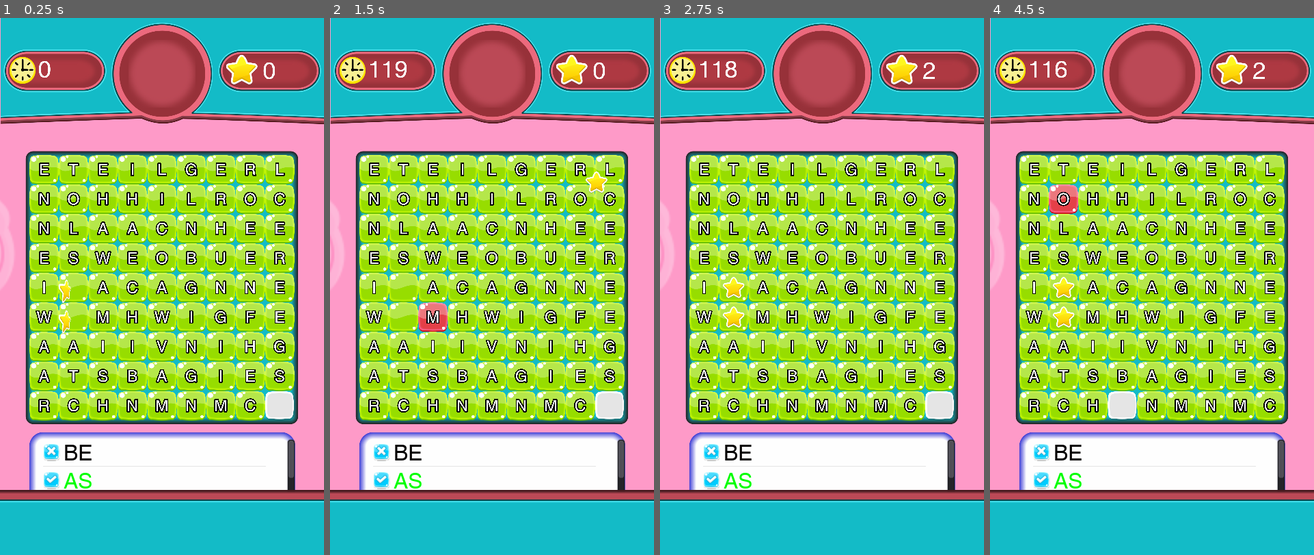
Above: before the commit, frames 1-4 (left to right).
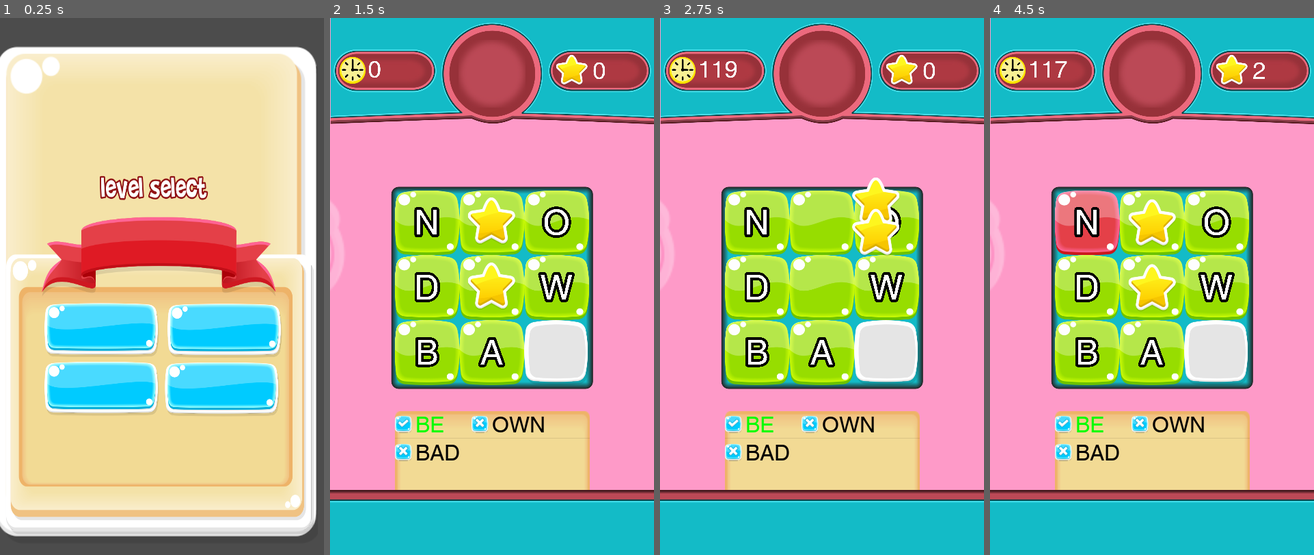
Above: after the commit, the same moments.

Repository: ahmetilgin/WordFinding
Game: Godot game, scene res://MainMenu.tscn
Same seed, same stepped clock (60 frames per second), same inputs: the game is played once before the commit and once after it. Before the commit the project starts from res://game.tscn.
Inputs (mouse positions are in pixels of both pictures, inside the frame that each line leads up to):
- Up to frame 1 (0.25 s): no input
- Up to frame 2 (1.5 s): move the mouse to (563, 259) at 0.52 s; click (563, 259) at 0.67 s; move the mouse to (427, 313) at 1.27 s; click (427, 313) at 1.42 s
- Up to frame 3 (2.75 s): move the mouse to (854, 168) at 2.02 s; click (854, 168) at 2.17 s
- Up to frame 4 (4.5 s): move the mouse to (1135, 393) at 2.77 s; click (1135, 393) at 2.92 s; move the mouse to (1249, 367) at 3.52 s; click (1249, 367) at 3.67 s; tap Enter at 4.25 s; move the mouse to (1054, 205) at 4.27 s; click (1054, 205) at 4.42 s

The runs differ from the first frame. In frame 1, 100% of the frame differs, in the area x 0-100%, y 0-100%; in frame 2, 49%; in frame 3, 49%; in frame 4, 49%.

Commit message:
bir takım değişikliler

Diff:
--- /dev/null
+++ b/LevelFinish.gd
@@ -0,0 +1,29 @@
+extends CanvasLayer
+
+
+# Declare member variables here. Examples:
+# var a = 2
+# var b = "text"
+
+
+# Called when the node enters the scene tree for the first time.
+func _ready():
+	pass # Replace with function body.
+
+
+# Called every frame. 'delta' is the elapsed time since the previous frame.
+#func _process(delta):
+#	pass
+func set_total_star(star_count):
+	$LevelFinish/TotalStar.set_text(str(star_count))
+
+
+func _on_Restart_pressed():
+	get_tree().reload_current_scene()
+	pass # Replace with function body.
+
+
+func _on_LevelSelect_pressed():
+	$LevelFinish.hide()
+	$Node.set_visible(true)
+	pass # Replace with function body.
--- /dev/null
+++ b/LevelFinish.tscn
@@ -0,0 +1,95 @@
+[gd_scene load_steps=8 format=2]
+
+[ext_resource path="res://assets/freegui/png/level_complete.png" type="Texture" id=1]
+[ext_resource path="res://assets/freegui/png/Button.png" type="Texture" id=2]
+[ext_resource path="res://assets/Helvetica.ttf" type="DynamicFontData" id=3]
+[ext_resource path="res://LevelFinish.gd" type="Script" id=4]
+[ext_resource path="res://LevelSelect.tscn" type="PackedScene" id=5]
+
+[sub_resource type="AtlasTexture" id=1]
+flags = 4
+atlas = ExtResource( 2 )
+region = Rect2( 1345.22, 2270.16, 186.912, 199.867 )
+
+[sub_resource type="DynamicFont" id=2]
+size = 50
+outline_size = 5
+outline_color = Color( 0.537255, 0.360784, 0.223529, 1 )
+use_mipmaps = true
+use_filter = true
+font_data = ExtResource( 3 )
+
+[node name="Control" type="CanvasLayer"]
+script = ExtResource( 4 )
+
+[node name="ColorRect" type="ColorRect" parent="."]
+visible = false
+margin_left = -127.399
+margin_top = -115.817
+margin_right = -87.3985
+margin_bottom = -75.8168
+rect_scale = Vector2( 18.9112, 58.3489 )
+color = Color( 0, 0, 0, 0.584314 )
+__meta__ = {
+"_edit_use_anchors_": false
+}
+
+[node name="LevelFinish" type="Popup" parent="."]
+anchor_right = 0.5
+anchor_bottom = 0.286
+margin_right = -237.0
+margin_bottom = -224.224
+popup_exclusive = true
+__meta__ = {
+"_edit_use_anchors_": false
+}
+
+[node name="TextureRect" type="TextureRect" parent="LevelFinish"]
+margin_left = 59.7445
+margin_top = 62.7445
+margin_right = 774.744
+margin_bottom = 966.744
+rect_scale = Vector2( 0.492379, 0.504383 )
+texture = ExtResource( 1 )
+stretch_mode = 1
+__meta__ = {
+"_edit_use_anchors_": false
+}
+
+[node name="LevelSelect" type="TouchScreenButton" parent="LevelFinish"]
+position = Vector2( 111.262, 439.07 )
+scale = Vector2( 0.4, 0.4 )
+normal = SubResource( 1 )
+
+[node name="TotalStar" type="RichTextLabel" parent="LevelFinish"]
+margin_left = 277.832
+margin_top = 216.022
+margin_right = 477.832
+margin_bottom = 366.022
+rect_clip_content = false
+custom_fonts/normal_font = SubResource( 2 )
+text = "0"
+__meta__ = {
+"_edit_use_anchors_": false
+}
+
+[node name="MainMenu" type="TouchScreenButton" parent="LevelFinish"]
+position = Vector2( 300.404, 438.634 )
+scale = Vector2( 0.4, 0.4 )
+normal = SubResource( 1 )
+__meta__ = {
+"_editor_description_": ""
+}
+
+[node name="Restart" type="TouchScreenButton" parent="LevelFinish"]
+position = Vector2( 206.625, 438.634 )
+scale = Vector2( 0.4, 0.4 )
+normal = SubResource( 1 )
+__meta__ = {
+"_editor_description_": ""
+}
+
+[node name="Node" parent="." instance=ExtResource( 5 )]
+visible = false
+[connection signal="pressed" from="LevelFinish/LevelSelect" to="." method="_on_LevelSelect_pressed"]
+[connection signal="pressed" from="LevelFinish/Restart" to="." method="_on_Restart_pressed"]
--- /dev/null
+++ b/LevelSelect.gd
@@ -0,0 +1,44 @@
+extends Node2D
+
+
+# Declare member variables here. Examples:
+# var a = 2
+# var b = "text"
+
+
+# Called when the node enters the scene tree for the first time.
+func _ready():
+	pass # Replace with function body.
+
+
+# Called every frame. 'delta' is the elapsed time since the previous frame.
+#func _process(delta):
+#	pass
+
+
+func _on_TouchScreenButton_pressed():
+	pass # Replace with function body.
+
+
+func _on_3x3_pressed():
+	Globals.map_size = 3
+	get_tree().change_scene("res://game.tscn")
+	pass # Replace with function body.
+
+
+func _on_4x4_pressed():
+	Globals.map_size = 4
+	get_tree().change_scene("res://game.tscn")
+	pass # Replace with function body.
+
+
+func _on_5v5_pressed():
+	Globals.map_size = 5
+	get_tree().change_scene("res://game.tscn")
+	pass # Replace with function body.
+
+
+func _on_6x6_pressed():
+	Globals.map_size = 6
+	get_tree().change_scene("res://game.tscn")
+	pass # Replace with function body.
--- /dev/null
+++ b/LevelSelect.tscn
@@ -0,0 +1,46 @@
+[gd_scene load_steps=6 format=2]
+
+[ext_resource path="res://assets/freegui/png/Window.png" type="Texture" id=1]
+[ext_resource path="res://assets/freegui/png/Button.png" type="Texture" id=2]
+[ext_resource path="res://LevelSelect.gd" type="Script" id=3]
+
+[sub_resource type="AtlasTexture" id=1]
+flags = 4
+atlas = ExtResource( 1 )
+region = Rect2( 1027.05, 56.2998, 969.557, 868.697 )
+
+[sub_resource type="AtlasTexture" id=2]
+flags = 4
+atlas = ExtResource( 2 )
+region = Rect2( 134.055, 404.981, 475.346, 239.67 )
+
+[node name="Node" type="Node2D"]
+scale = Vector2( 0.392959, 0.414924 )
+script = ExtResource( 3 )
+
+[node name="LevelSelect" type="TextureRect" parent="."]
+rect_scale = Vector2( 1.23861, 1.50316 )
+texture = SubResource( 1 )
+__meta__ = {
+"_edit_use_anchors_": false
+}
+
+[node name="3x3" type="TouchScreenButton" parent="."]
+position = Vector2( 142.265, 433.725 )
+normal = SubResource( 2 )
+
+[node name="4x4" type="TouchScreenButton" parent="."]
+position = Vector2( 142.265, 639.725 )
+normal = SubResource( 2 )
+
+[node name="5v5" type="TouchScreenButton" parent="."]
+position = Vector2( 600.266, 435.725 )
+normal = SubResource( 2 )
+
+[node name="6x6" type="TouchScreenButton" parent="."]
+position = Vector2( 590.697, 641.939 )
+normal = SubResource( 2 )
+[connection signal="pressed" from="3x3" to="." method="_on_3x3_pressed"]
+[connection signal="pressed" from="4x4" to="." method="_on_4x4_pressed"]
+[connection signal="pressed" from="5v5" to="." method="_on_5v5_pressed"]
+[connection signal="pressed" from="6x6" to="." method="_on_6x6_pressed"]
--- /dev/null
+++ b/MainMenu.tscn
@@ -0,0 +1,23 @@
+[gd_scene load_steps=4 format=2]
+
+[ext_resource path="res://assets/freegui/png/Window.png" type="Texture" id=1]
+[ext_resource path="res://LevelSelect.tscn" type="PackedScene" id=2]
+
+[sub_resource type="AtlasTexture" id=1]
+flags = 4
+atlas = ExtResource( 1 )
+region = Rect2( 1727.99, 1153.6, 363.5, 603.17 )
+
+[node name="MainMenu" type="Node2D"]
+
+[node name="TextureRect" type="TextureRect" parent="."]
+margin_right = 40.0
+margin_bottom = 40.0
+rect_scale = Vector2( 1.28151, 1.29122 )
+texture = SubResource( 1 )
+__meta__ = {
+"_edit_use_anchors_": false
+}
+
+[node name="Node" parent="." instance=ExtResource( 2 )]
+position = Vector2( -5.99323, 224.746 )
--- a/game.gd
+++ b/game.gd
@@ -255,9 +255,7 @@
 			row_count += 1
 			if is_word_found:
 				break
-		if len(founded_words) == len(total_words):
-			$GamePlaySound.stop()
-			$GameFinishSound.play()
+
 
 
 func correcting_word(start_point,count):
@@ -348,6 +346,12 @@
 func on_increase_score():
 	score = score + 1
 	$ScoreTexture/Score.set_text(str(score))
+	if len(founded_words) == len(total_words):
+		$GamePlaySound.stop()
+		$GameFinishSound.play()
+		$Control/LevelFinish.popup()
+		$Control/ColorRect.set_visible(true)
+		$Control.set_total_star(score)
 
 # Called every frame. 'delta' is the elapsed time since the previous frame.
 #func _process(delta):
--- a/game.tscn
+++ b/game.tscn
@@ -9,20 +9,12 @@
 [ext_resource path="res://assets/FreeSounds/DM-CGS-22.wav" type="AudioStream" id=7]
 [ext_resource path="res://assets/FreeSounds/bensound-littleidea.ogg" type="AudioStream" id=8]
 [ext_resource path="res://assets/FreeSounds/success-notification_C_major.wav" type="AudioStream" id=9]
+[ext_resource path="res://LevelFinish.tscn" type="PackedScene" id=10]
+[ext_resource path="res://assets/framepanel.png" type="Texture" id=11]
 
-[sub_resource type="StyleBoxFlat" id=1]
-content_margin_left = 20.0
-bg_color = Color( 1, 1, 1, 1 )
-border_width_left = 10
-border_width_top = 10
-border_width_right = 10
-border_width_bottom = 10
-border_color = Color( 0.254902, 0.25098, 0.839216, 1 )
-border_blend = true
-corner_radius_top_left = 20
-corner_radius_top_right = 20
-corner_radius_bottom_right = 20
-corner_radius_bottom_left = 20
+[sub_resource type="StyleBoxTexture" id=6]
+texture = ExtResource( 11 )
+region_rect = Rect2( 0, 0, 219, 121 )
 
 [sub_resource type="DynamicFont" id=2]
 size = 32
@@ -68,7 +60,7 @@
 margin_top = 624.0
 margin_right = 467.209
 margin_bottom = 820.0
-custom_styles/bg = SubResource( 1 )
+custom_styles/bg = SubResource( 6 )
 custom_fonts/font = SubResource( 2 )
 custom_constants/icon_margin = 5
 max_columns = 2
@@ -149,4 +141,8 @@
 
 [node name="WorldEnvironment" type="WorldEnvironment" parent="."]
 environment = SubResource( 5 )
+
+[node name="Control" parent="." instance=ExtResource( 10 )]
 [connection signal="timeout" from="ScoreTexture/CountTimer" to="." method="_on_CountTimer_timeout"]
+
+[editable path="Control"]
--- a/globals.gd
+++ b/globals.gd
@@ -1,6 +1,6 @@
 extends Node
 
-var map_size = 9
+var map_size = 3
 var cell_size = 48
 var divition_ratio = 1.0
 var is_all_moving = false
--- a/project.godot
+++ b/project.godot
@@ -16,7 +16,8 @@
 [application]
 
 config/name="WordFinding"
-run/main_scene="res://game.tscn"
+run/main_scene="res://MainMenu.tscn"
+boot_splash/image="res://assets/GameIcon.png"
 config/icon="res://assets/GameIcon3.png"
 
 [autoload]
Binary file added: assets/freegui/png/level_complete.png
Not shown, changed: assets/freegui/svg/Window.svg
Not shown: 1 places in game.tscn that only renumber resources
